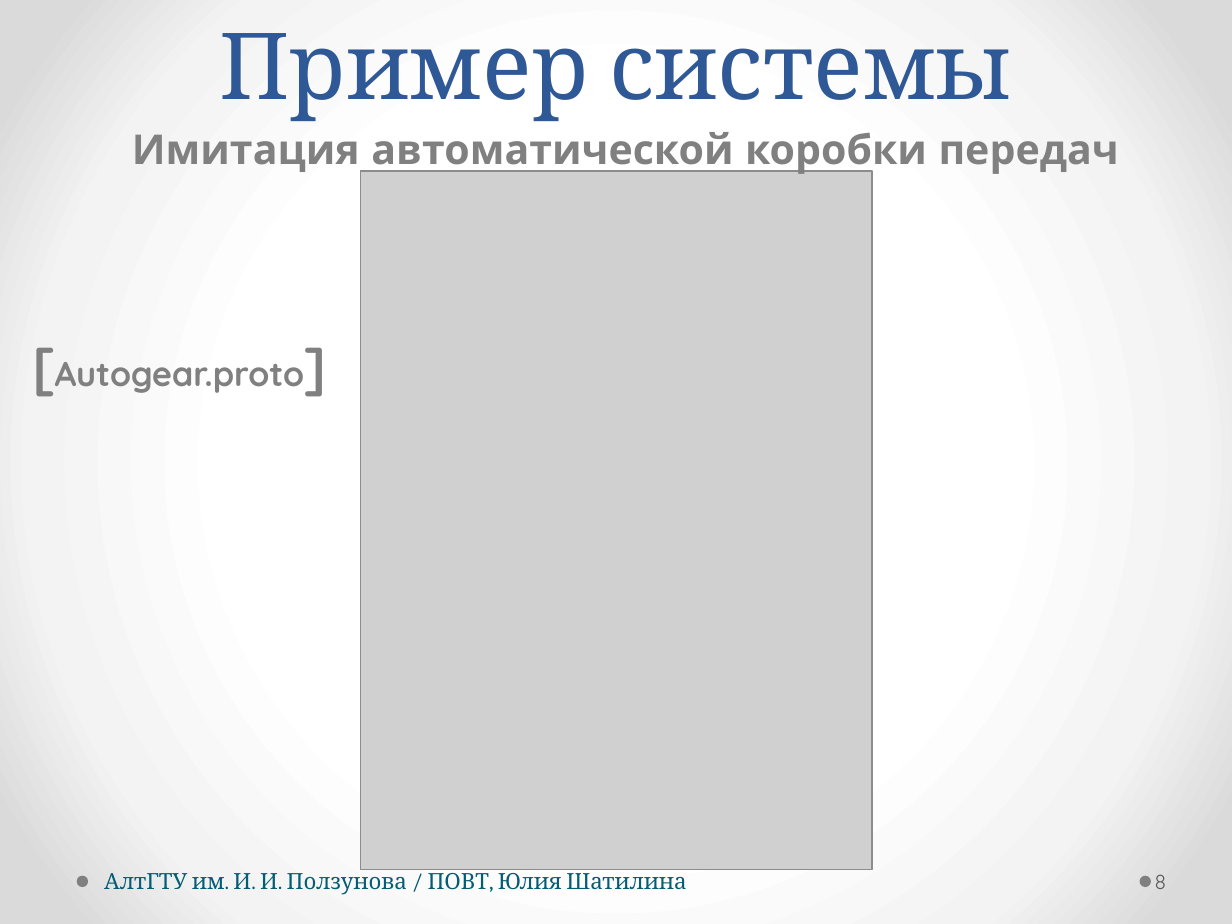
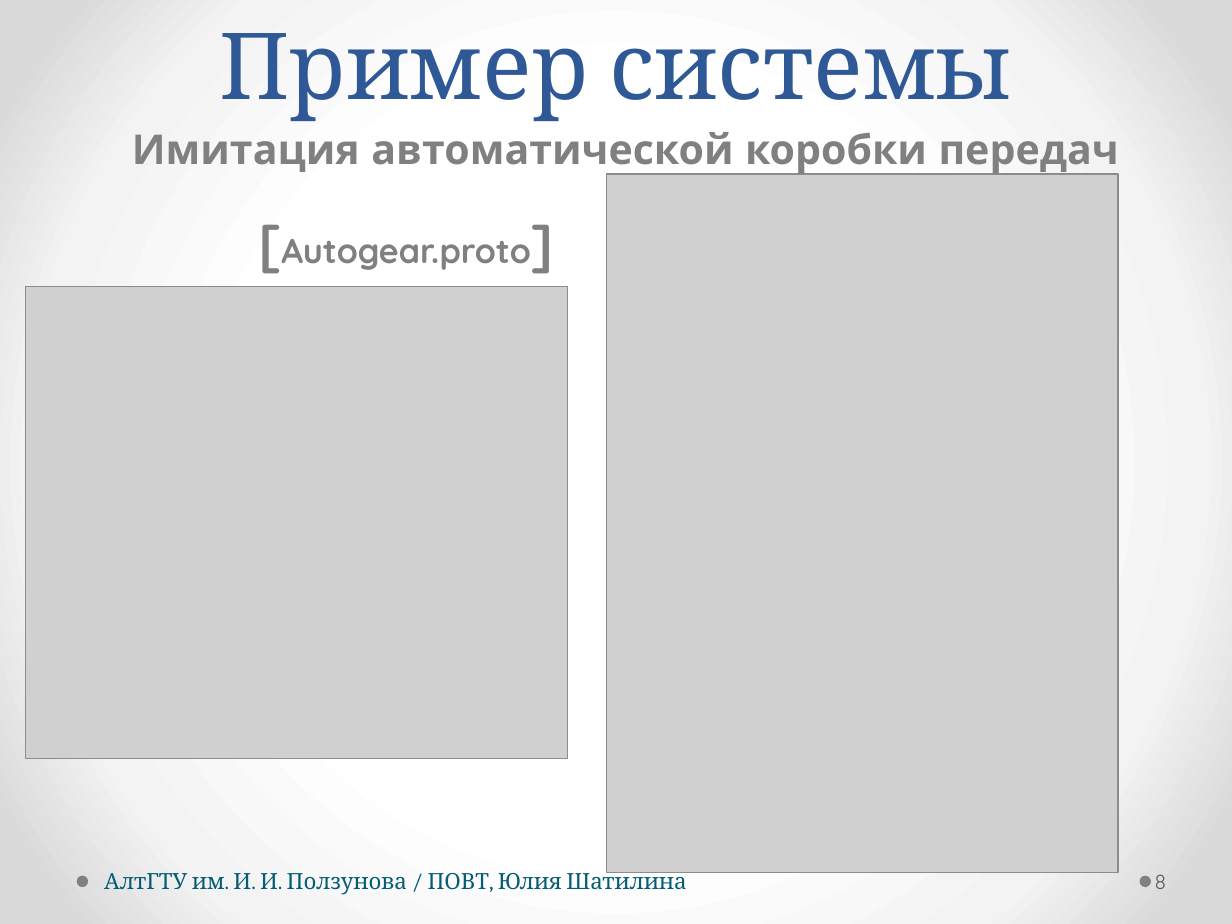
Before and after one commit to hisohito/proto-doc, a slide deck: slide 8 of shatilina.pptx. Drawn at 1232x924 pixels with LibreOffice and Linux fonts; fonts in the diff are those of the drawing; grey boxes stand for pictures. Boxes give left, top, right and bottom in pixels: in the first picture for what was removed or moved away, otherwise in the second. Text is boxed around its words. In the diff, an @@ line names an element or a change of style, - is before the commit and + after.

```diff
--- a/shatilina.pptx
+++ b/shatilina.pptx
@@ picture moved from (x1=360, y1=171, x2=871, y2=870) to (x1=606, y1=174, x2=1117, y2=872) @@
@@ text "[Autogear.proto]" moved from (x1=55, y1=362, x2=305, y2=393) to (x1=281, y1=239, x2=531, y2=270) @@
@@ picture added at (x1=26, y1=286, x2=568, y2=759) @@
```
Also in this commit, not shown: 1 other slide changed, 1 slide removed.
